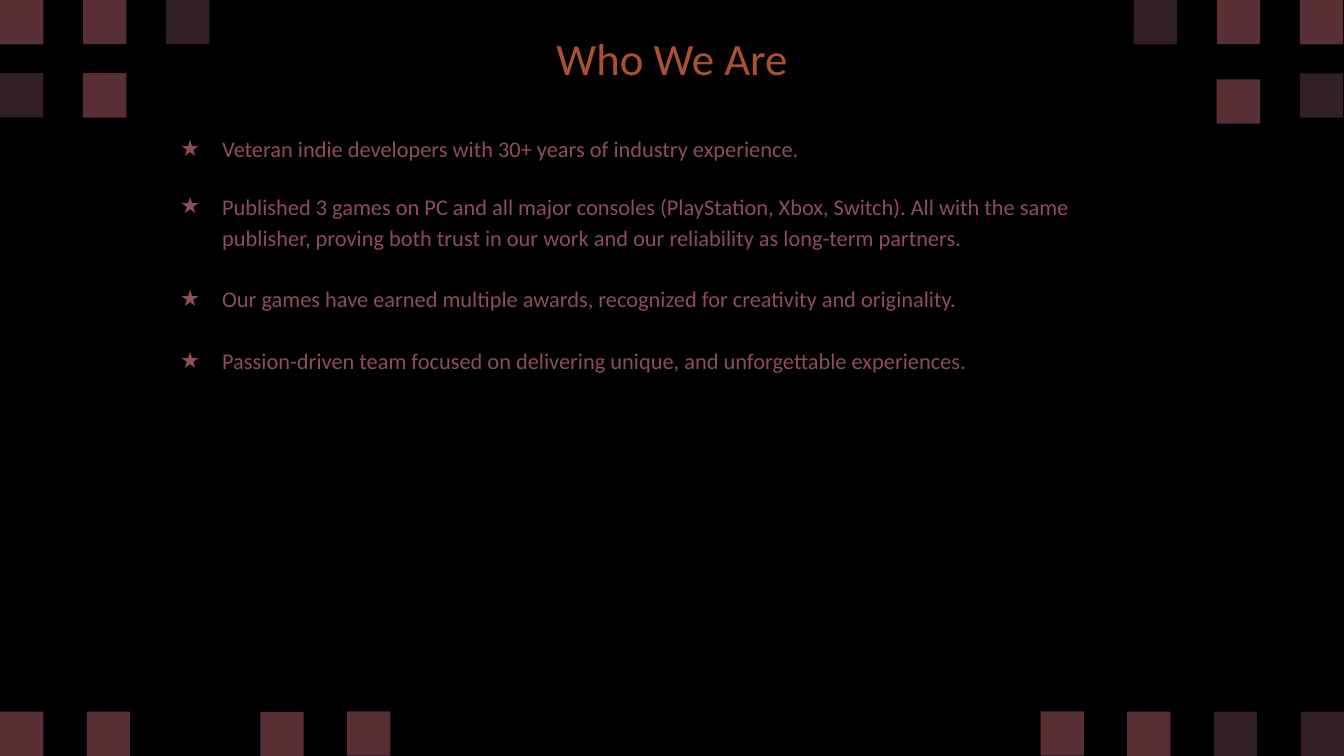
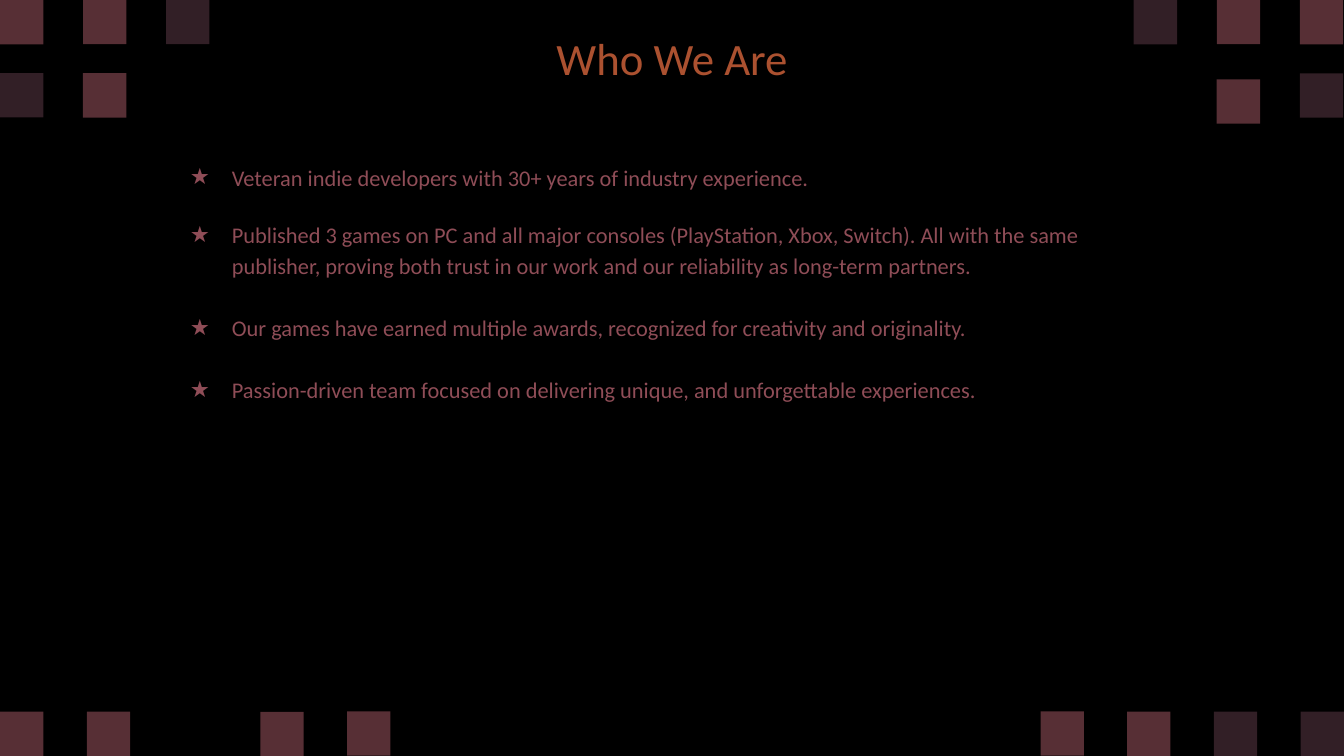
Before and after one commit to diegohcanepa/Remizione, a slide deck: slide 4 of Pitch Deck.pptx. Drawn at 1344x756 pixels with LibreOffice and Linux fonts; fonts in the diff are those of the drawing. Boxes give left, top, right and bottom in pixels: in the first picture for what was removed or moved away, otherwise in the second. Text is boxed around its words. In the diff, an @@ line names an element or a change of style, - is before the commit and + after.

```diff
--- a/Pitch Deck.pptx
+++ b/Pitch Deck.pptx
@@ subtitle "Veteran indie developers with 30+ ...": place and size @@
-subtitle "Veteran indie developers with 30+ ..." at [222,141,1068,373]
+subtitle "Veteran indie developers with 30+ ..." at [232,170,1078,402]
```
Also in this commit, not shown: 7 other slides changed, 10 slides added, 7 other files.
